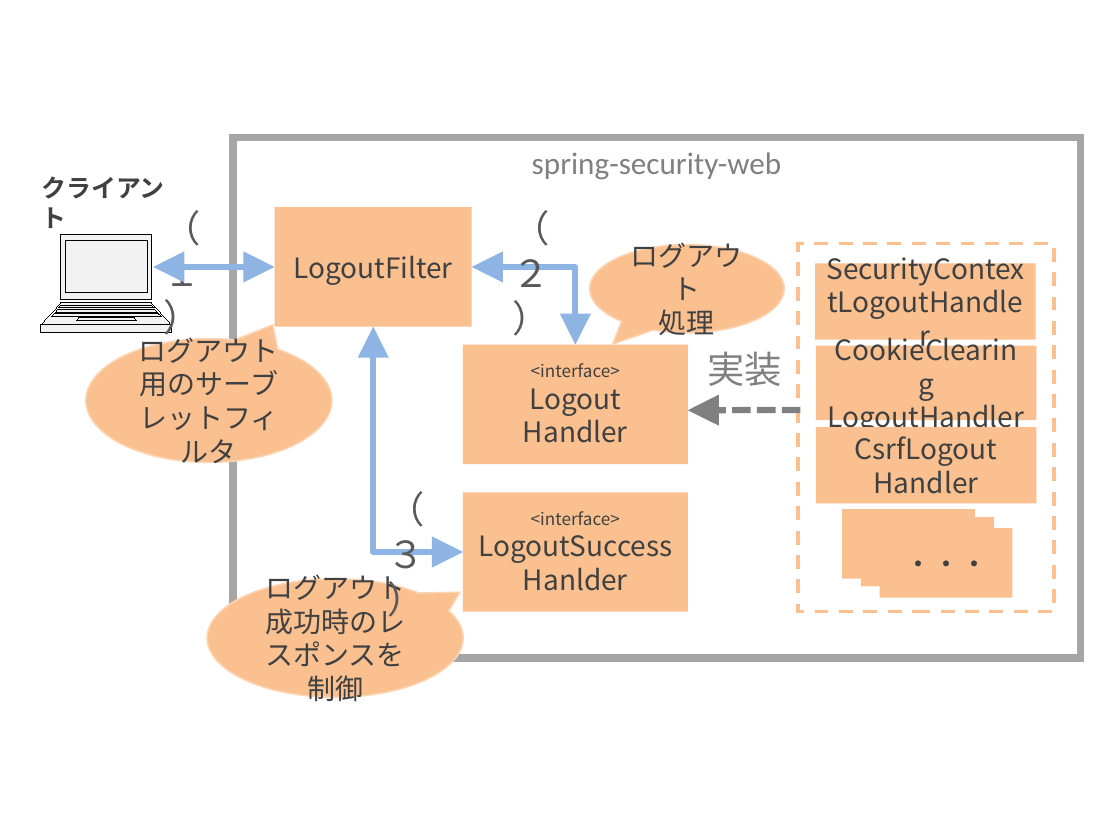
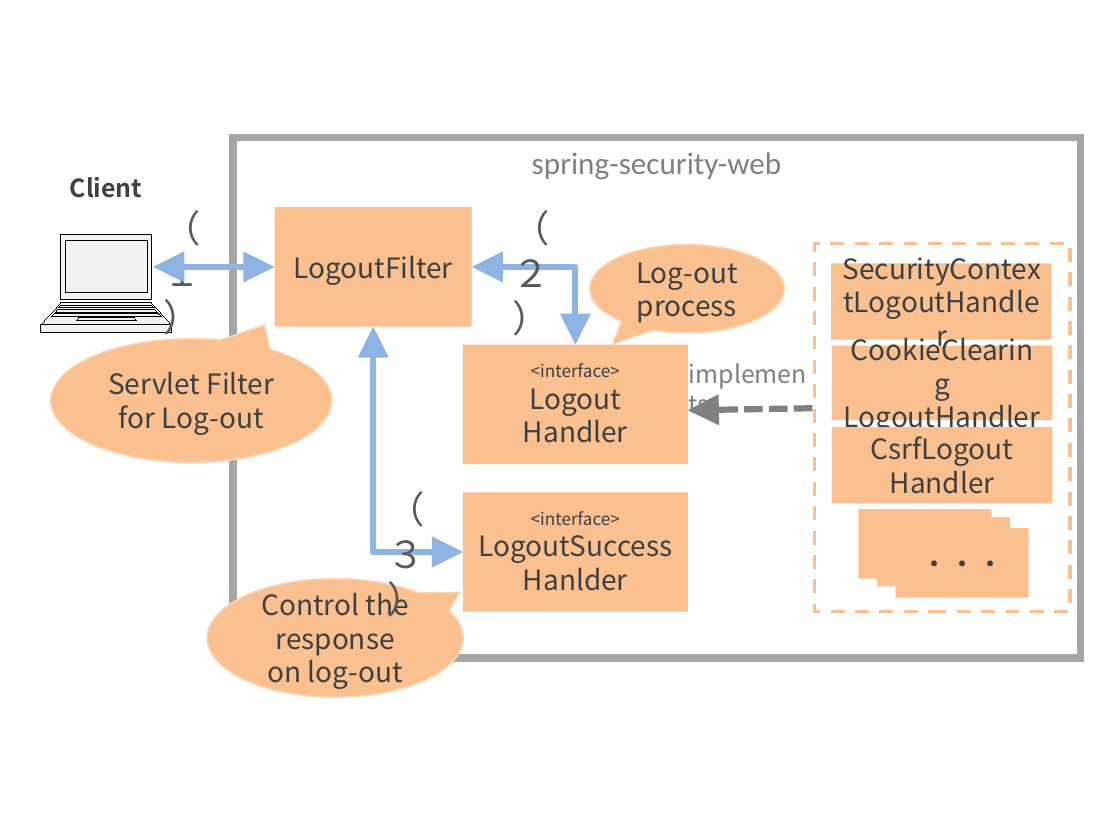
Before and after one commit to ynojima/guideline, a slide deck: slide 5 of source/Security/images_Authentication/materialAuthentication.pptx. Drawn at 1120x840 pixels with LibreOffice and Linux fonts; fonts in the diff are those of the drawing. Boxes give left, top, right and bottom in pixels: in the first picture for what was removed or moved away, otherwise in the second. Text is boxed around its words. In the diff, an @@ line names an element or a change of style, - is before the commit and + after.

```diff
--- a/source/Security/images_Authentication/materialAuthentication.pptx
+++ b/source/Security/images_Authentication/materialAuthentication.pptx
@@ text at box(70, 177, 142, 198): text changed @@
-クライアント
+Client
@@ text in speech bubble at box(636, 262, 738, 323): text changed @@
-ログアウト
-処理
+Log-out
+process
@@ 6 rectangles: place and size @@
-6 rectangles at box(799, 244, 1054, 613)
+6 rectangles at box(814, 244, 1070, 613)
@@ speech bubble "Servlet Filter": place and size @@
-speech bubble "Servlet Filter" at box(86, 338, 333, 461)
+speech bubble "Servlet Filter" at box(50, 338, 332, 461)
@@ text added at box(678, 353, 822, 394), 16 pt, text #808080 @@
+implements
@@ text removed at box(707, 351, 782, 386) @@
-実装
@@ text in speech bubble at box(108, 371, 275, 435): text changed @@
-ログアウト
-用のサーブレットフィルタ
+Servlet Filter
+for Log-out
@@ arrow moved from (801, 410) - (688, 410) to (812, 409) - (688, 410) @@
@@ text in speech bubble at box(261, 587, 409, 690): text changed @@
-ログアウト
-成功時のレスポンスを制御
+Control the response on log-out
```
Also in this commit, not shown: 4 other slides changed, 14 other files.
